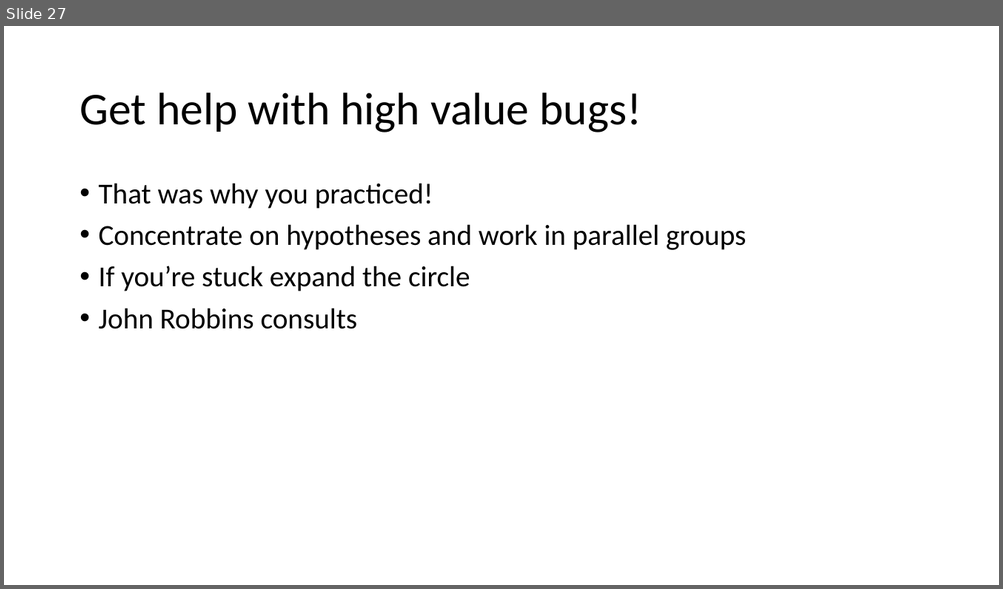
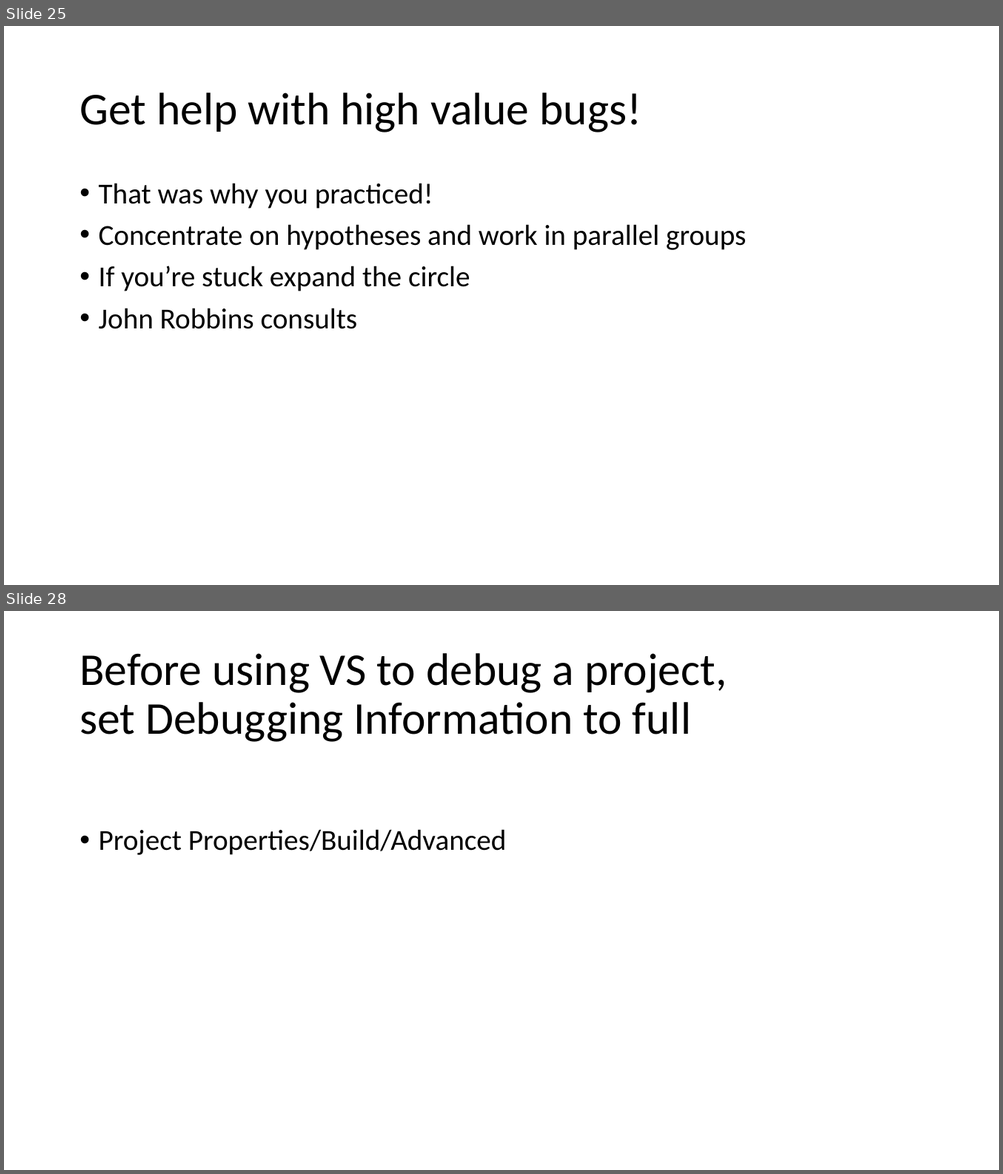
Before and after one commit to KathleenDollard/talks-debugging, a slide deck: Debugging.pptx. Shown one above the other, each under a label of ours: slide 27 before the commit, slides 25 and 28 after it; the slides between them are not shown. The pictures are 1003x589 and 1003x1174 pixels, drawn with LibreOffice and Linux fonts; fonts in the diff are those of the drawing. Boxes give left, top, right and bottom in pixels: in the first picture for what was removed or moved away, otherwise in the second. Text is boxed around its words. In the diff, an @@ line names an element or a change of style, - is before the commit and + after.

```diff
--- a/Debugging.pptx
+++ b/Debugging.pptx
@@ slide 28 added at (4, 611, 999, 1170), background #FFFFFF @@
@@ title added at (79, 653, 727, 742), 44 pt, text #000000 @@
+Before using VS to debug a project,
+set Debugging Information to full
@@ text added at (99, 829, 506, 855), 28 pt, text #000000 @@
+• Project Properties/Build/Advanced
@@ what was slide 27 is now slide 25 @@
```
Also in this commit, not shown: 4 slides changed, 1 other slide added, 2 slides removed, 1 other file.
